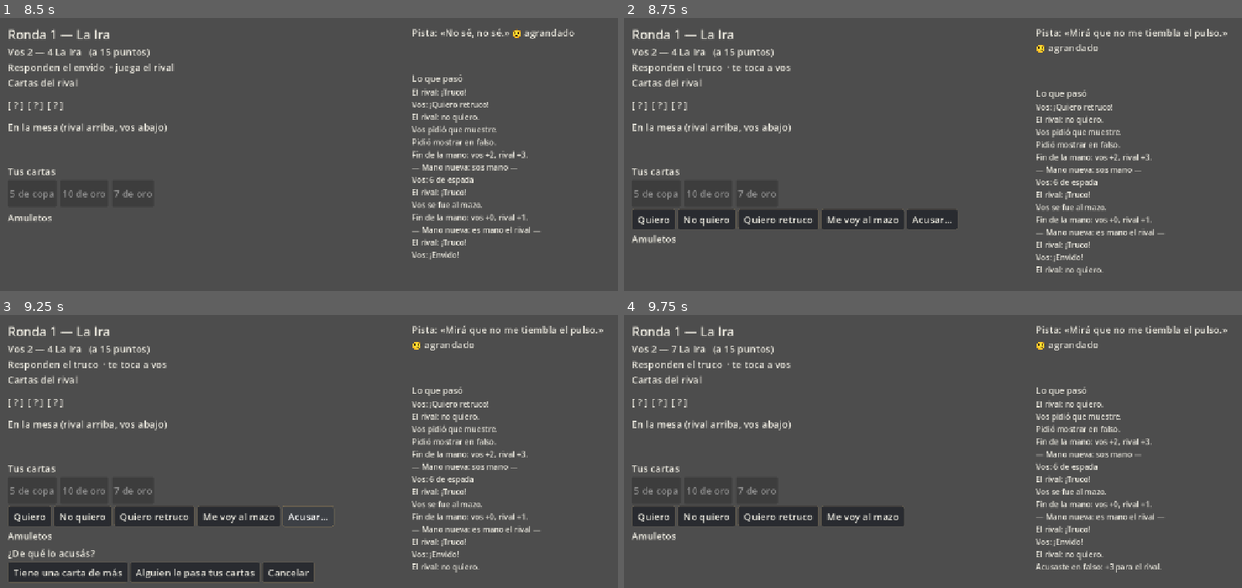
Above: before the commit, frames 1-4 (two rows, left to right).
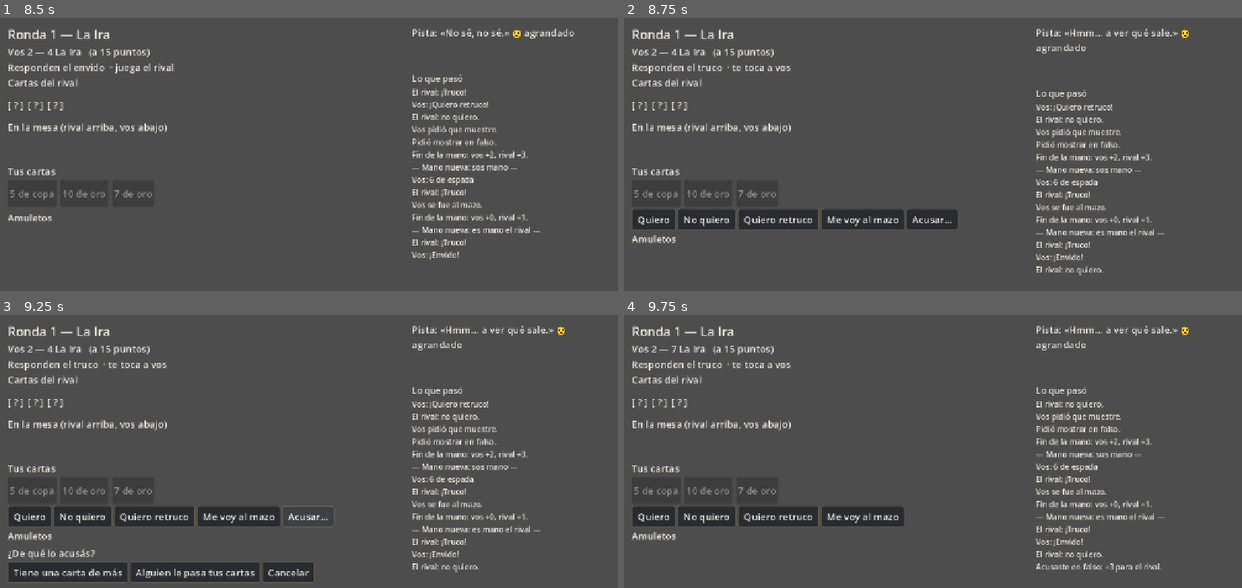
Above: after the commit, the same moments.

Repository: JoakoZarza/paye
Game: Godot game, scene res://ui/main.tscn
Same seed, same stepped clock (60 frames per second), same inputs: the game is played once before the commit and once after it.
Inputs:
- Up to frame 1 (8.5 s): click "Normal — Partida equilibrada …" at 0.5 s; click "Sentarse" at 1.25 s; click "Quiero" at 2 s; click "Son buenas" at 2.75 s; click "Quiero retruco" at 3.5 s; click "Mostrame" at 4.25 s; click "Seguir" at 5 s; click "6 de espada" at 5.75 s; click "Me voy al mazo" at 6.5 s; click "Seguir" at 7.25 s; click "Envido" at 8 s
- Up to frame 2 (8.75 s): no input
- Up to frame 3 (9.25 s): click "Acusar…" at 8.75 s
- Up to frame 4 (9.75 s): click "Tiene una carta de más" at 9.5 s

Frame 1 is identical in both runs. In frame 2, 0.5% of the frame differs, in the area x 66-98%, y 3-13%; in frame 3, 0.5%; in frame 4, 0.5%.

Commit message:
Revert "balance: Ira más fácil para la ronda 1 y rivales que piden mostrar menos"
This reverts commit 66b1b0a47b2225e22640388d565eadc4e9869f00.

Diff:
--- a/core/ai/dealer_brain.gd
+++ b/core/ai/dealer_brain.gd
@@ -28,12 +28,12 @@
 const SECOND_LIE_SPREAD := 4
 
 const SHOW_BASE := 0.15
-const SHOW_LIES := 0.4
+const SHOW_LIES := 0.6
 const SHOW_HIGH_CLAIM := 31
-const SHOW_HIGH_BONUS := 0.1
+const SHOW_HIGH_BONUS := 0.2
 const SHOW_GAP := 5
-const SHOW_GAP_BONUS := 0.15
-const SHOW_MAX := 0.7
+const SHOW_GAP_BONUS := 0.2
+const SHOW_MAX := 0.9
 
 const TRUCO_CALL := 0.7
 const TRUCO_CALL_AGGR := 0.45
--- a/data/rivals.json
+++ b/data/rivals.json
@@ -2,42 +2,40 @@
   "ira": [
     {
       "variant": "estallido",
+      "aggression": 0.8,
+      "lying": 0.3,
+      "cheating": 0.5,
+      "stubbornness": 0.6,
+      "tell_reliability": 0.75,
+      "cheat_budget": 2,
+      "cheat_weights": {
+        "SLEEVE": 1
+      },
+      "special": "",
+      "tilt_multiplier": 2,
+      "noise": 0.15
+    },
+    {
+      "variant": "rencor",
       "aggression": 0.7,
       "lying": 0.3,
-      "cheating": 0.5,
-      "stubbornness": 0.5,
-      "tell_reliability": 0.75,
-      "cheat_budget": 1,
-      "cheat_weights": {
-        "SLEEVE": 1
-      },
-      "special": "",
-      "tilt_multiplier": 2,
-      "noise": 0.25,
-      "blunder": 0.15
-    },
-    {
-      "variant": "rencor",
-      "aggression": 0.6,
-      "lying": 0.3,
       "cheating": 0.4,
-      "stubbornness": 0.6,
-      "tell_reliability": 0.7,
-      "cheat_budget": 1,
+      "stubbornness": 0.7,
+      "tell_reliability": 0.7,
+      "cheat_budget": 2,
       "cheat_weights": {
         "SLEEVE": 1
       },
       "special": "rencor",
       "tilt_multiplier": 1,
-      "noise": 0.25,
-      "blunder": 0.15
+      "noise": 0.15
     },
     {
       "variant": "mecha_corta",
-      "aggression": 0.85,
+      "aggression": 0.95,
       "lying": 0.2,
       "cheating": 0.3,
-      "stubbornness": 0.4,
+      "stubbornness": 0.5,
       "tell_reliability": 0.9,
       "cheat_budget": 1,
       "cheat_weights": {
@@ -45,8 +43,7 @@
       },
       "special": "",
       "tilt_multiplier": 1,
-      "noise": 0.25,
-      "blunder": 0.15
+      "noise": 0.15
     }
   ],
   "gula": [
--- a/tests/ai/test_rival_profile.gd
+++ b/tests/ai/test_rival_profile.gd
@@ -44,12 +44,12 @@
 
 func test_valores_de_estallido() -> void:
 	var profile: RivalProfile = RivalProfile.load_catalog()[&"ira"][0]
-	assert_almost_eq(profile.aggression, 0.7, 0.0001)
+	assert_almost_eq(profile.aggression, 0.8, 0.0001)
 	assert_almost_eq(profile.lying, 0.3, 0.0001)
 	assert_almost_eq(profile.cheating, 0.5, 0.0001)
-	assert_almost_eq(profile.stubbornness, 0.5, 0.0001)
+	assert_almost_eq(profile.stubbornness, 0.6, 0.0001)
 	assert_almost_eq(profile.tell_reliability, 0.75, 0.0001)
-	assert_eq(profile.cheat_budget, 1)
+	assert_eq(profile.cheat_budget, 2)
 	assert_almost_eq(float(profile.cheat_weights["SLEEVE"]), 1.0, 0.0001)
 	assert_almost_eq(profile.tilt_multiplier, 2.0, 0.0001)
 	assert_eq(profile.special, &"")
@@ -79,9 +79,9 @@
 	var rng := RandomNumberGenerator.new()
 	rng.seed = 7
 	var copy: RivalProfile = original.jittered(rng, 0.05)
-	assert_almost_eq(original.aggression, 0.7, 0.0001)
+	assert_almost_eq(original.aggression, 0.8, 0.0001)
 	assert_almost_eq(original.lying, 0.3, 0.0001)
-	assert_eq(original.cheat_budget, 1)
+	assert_eq(original.cheat_budget, 2)
 	assert_ne(copy, original)
 
 
